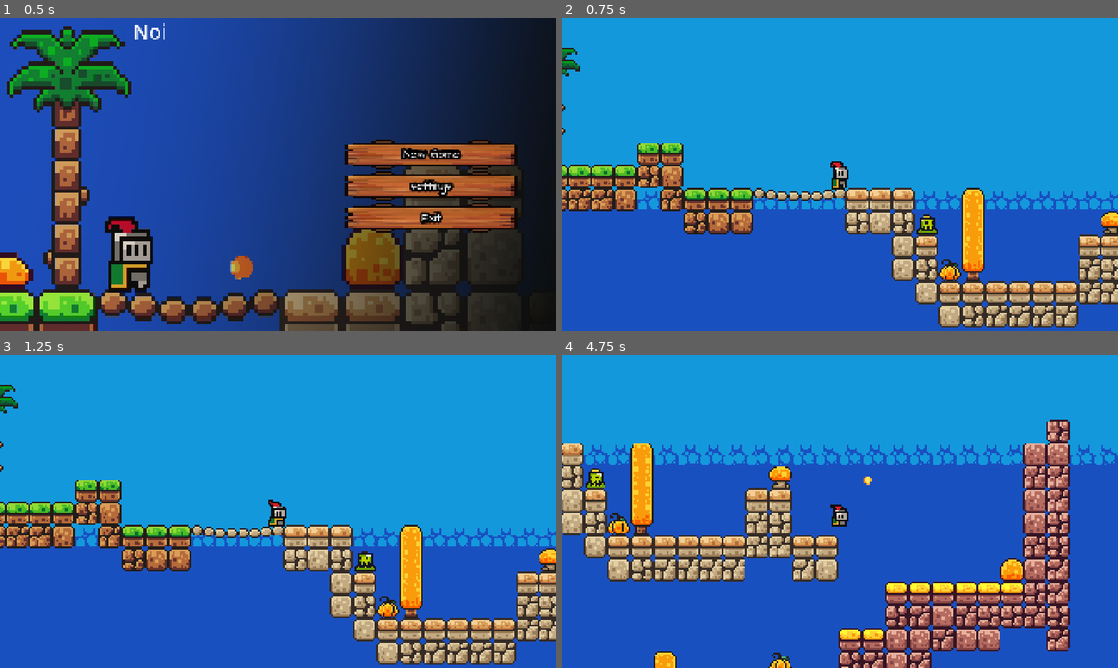
Above: before the commit, frames 1-4 (two rows, left to right).
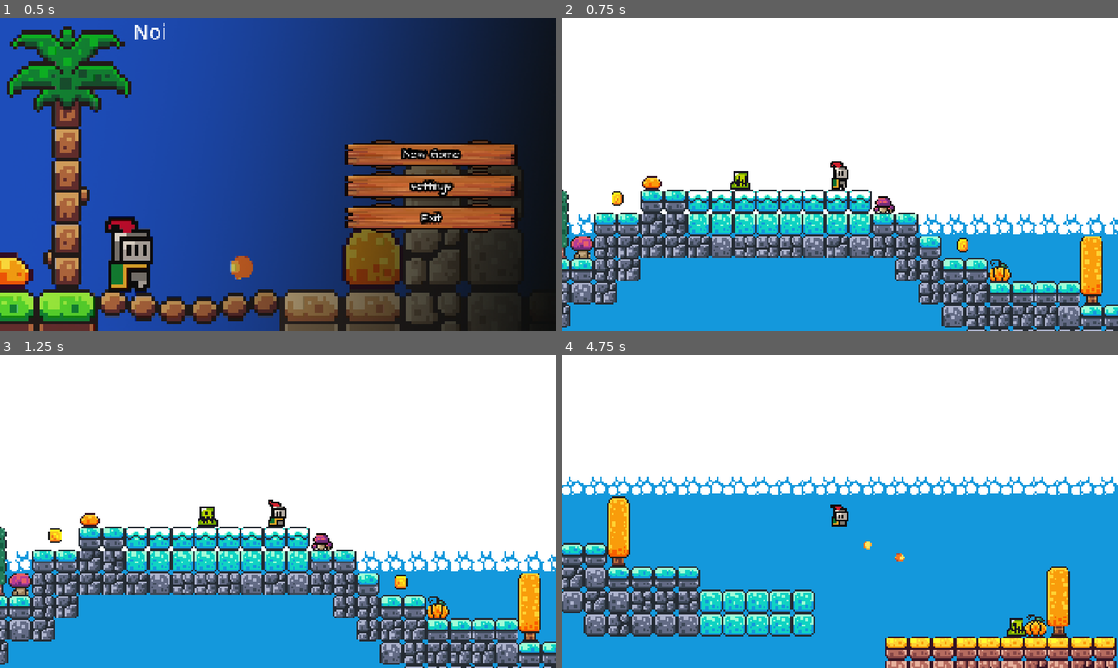
Above: after the commit, the same moments.

Repository: Ankryptic/FIre-and-Feast
Game: Godot game, scene res://Scene/main_menu.tscn
Two runs of this game, one before a commit and one after it. Both use one fixed random seed, a clock stepped at 60 frames per second and the inputs below.
Inputs (mouse positions are in pixels of both pictures, inside the frame that each line leads up to):
- Up to frame 1 (0.5 s): no input
- Up to frame 2 (0.75 s): click "New Game" at 0.5 s
- Up to frame 3 (1.25 s): no input
- Up to frame 4 (4.75 s): move the mouse to (962, 495) at 1.27 s; hold D (move_right) 1.28-2.78 s; click (962, 495) at 1.35 s; tap Space (jump) at 1.52, 2.27, 3.77, 4.52 s; move the mouse to (728, 527) at 2.02 s; click (728, 527) at 2.1 s; move the mouse to (895, 442) at 2.77 s; hold A (move_left) 2.78-3.53 s; click (895, 442) at 2.85 s; move the mouse to (812, 574) at 3.52 s; hold D (move_right) from 3.53 s (still down); click (812, 574) at 3.6 s; move the mouse to (1006, 558) at 4.27 s; click (1006, 558) at 4.35 s

Frame 1 is identical in both runs. In frame 2, 99% of the frame differs, in the area x 0-100%, y 0-100%; in frame 3, 99%; in frame 4, 99%.

Commit message:
add enemy wall and ledge detector

Diff:
--- a/Scene/iced_platform.tscn
+++ b/Scene/iced_platform.tscn
@@ -1,13 +1,10 @@
-[gd_scene load_steps=5 format=3 uid="uid://drrenskjt2u6v"]
+[gd_scene load_steps=4 format=3 uid="uid://drrenskjt2u6v"]
 
 [ext_resource type="Texture2D" uid="uid://bvqyohnbq8vqp" path="res://Asset/sprites/platforms.png" id="1_5f8pc"]
 [ext_resource type="Script" uid="uid://c7q1uuxijeqsi" path="res://Script/iced_platform.gd" id="1_l18s7"]
 
 [sub_resource type="RectangleShape2D" id="RectangleShape2D_l18s7"]
 size = Vector2(48, 9)
-
-[sub_resource type="RectangleShape2D" id="RectangleShape2D_5f8pc"]
-size = Vector2(38, 26.5)
 
 [node name="Iced_Platform" type="AnimatableBody2D"]
 script = ExtResource("1_l18s7")
@@ -19,18 +16,3 @@
 
 [node name="CollisionShape2D" type="CollisionShape2D" parent="."]
 shape = SubResource("RectangleShape2D_l18s7")
-
-[node name="Timer" type="Timer" parent="."]
-wait_time = 0.5
-one_shot = true
-
-[node name="Area2D" type="Area2D" parent="."]
-collision_layer = 0
-collision_mask = 2
-
-[node name="CollisionShape2D" type="CollisionShape2D" parent="Area2D"]
-position = Vector2(0, -19)
-shape = SubResource("RectangleShape2D_5f8pc")
-
-[connection signal="timeout" from="Timer" to="." method="_on_timer_timeout"]
-[connection signal="body_entered" from="Area2D" to="." method="_on_area_2d_body_entered"]
--- a/Script/green_slime.gd
+++ b/Script/green_slime.gd
@@ -30,6 +30,7 @@
 
 func change_direction() -> void:
 	wall_detector.target_position *= -1
+	ledge_detector.position.x *= -1
 	direction *= -1
 	green_slime.flip_h = !green_slime.flip_h
 
--- a/Script/iced_platform.gd
+++ b/Script/iced_platform.gd
@@ -1,20 +1,15 @@
 extends AnimatableBody2D
 
-var wentUp : bool = false;
-@onready var animation_player: AnimationPlayer = $AnimationPlayer
-@onready var timer: Timer = $Timer
+var tween : Tween
+var up : Vector2 = Vector2(440.0, -299.5)
+var down : Vector2 = Vector2(440.0, -171)
 
-func _on_area_2d_body_entered(body: Node2D) -> void:
-	if body.is_in_group("player_group"):
-		timer.start()
+func _ready() -> void:
+	move_up_down()
 
+func move_up_down() -> void:
+	tween = create_tween()
+	tween.set_loops()
 
-
-func _on_timer_timeout() -> void:
-
-	if wentUp:
-		animation_player.play("down")
-		wentUp = false
-	else:
-		animation_player.play("up")
-		wentUp = true
+	tween.tween_property(self, "global_position", up, 5).set_ease(Tween.EASE_OUT)
+	tween.tween_property(self, "global_position", down, 5).set_ease(Tween.EASE_OUT)
--- a/levels/level_1.tscn
+++ b/levels/level_1.tscn
@@ -338,60 +338,6 @@
 &"left_right": SubResource("Animation_sagxc")
 }
 
-[sub_resource type="Animation" id="Animation_c6b8m"]
-length = 0.001
-tracks/0/type = "value"
-tracks/0/imported = false
-tracks/0/enabled = true
-tracks/0/path = NodePath(".:position")
-tracks/0/interp = 1
-tracks/0/loop_wrap = true
-tracks/0/keys = {
-"times": PackedFloat32Array(0),
-"transitions": PackedFloat32Array(1),
-"update": 0,
-"values": [Vector2(440, -171)]
-}
-
-[sub_resource type="Animation" id="Animation_0ka5k"]
-resource_name = "down"
-length = 1.5
-tracks/0/type = "value"
-tracks/0/imported = false
-tracks/0/enabled = true
-tracks/0/path = NodePath(".:position")
-tracks/0/interp = 1
-tracks/0/loop_wrap = true
-tracks/0/keys = {
-"times": PackedFloat32Array(0, 1.5),
-"transitions": PackedFloat32Array(1, 1),
-"update": 0,
-"values": [Vector2(440, -300), Vector2(440, -172)]
-}
-
-[sub_resource type="Animation" id="Animation_twwsd"]
-resource_name = "up"
-length = 1.5
-tracks/0/type = "value"
-tracks/0/imported = false
-tracks/0/enabled = true
-tracks/0/path = NodePath(".:position")
-tracks/0/interp = 1
-tracks/0/loop_wrap = true
-tracks/0/keys = {
-"times": PackedFloat32Array(0, 1.5),
-"transitions": PackedFloat32Array(1, 1),
-"update": 0,
-"values": [Vector2(440, -171), Vector2(440, -300)]
-}
-
-[sub_resource type="AnimationLibrary" id="AnimationLibrary_0ka5k"]
-_data = {
-&"RESET": SubResource("Animation_c6b8m"),
-&"down": SubResource("Animation_0ka5k"),
-&"up": SubResource("Animation_twwsd")
-}
-
 [sub_resource type="WorldBoundaryShape2D" id="WorldBoundaryShape2D_ihreq"]
 distance = -148.0
 
@@ -400,16 +346,18 @@
 [node name="background" type="TileMapLayer" parent="."]
 tile_map_data = PackedByteArray("AADr////AQAAAA0AAADr/wAAAQAAAA0AAADr/wEAAQAAAA0AAADr/wIAAQAAAA0AAADr/wMAAQAAAA0AAADr/w …(169936 unchanged characters)…
 tile_set = SubResource("TileSet_sagxc")
+metadata/_edit_lock_ = true
 
 [node name="TileMapLayer" type="TileMapLayer" parent="."]
 tile_map_data = PackedByteArray("AAAAAAcAAAAAAAEAAAABAAcAAAABAAAAAAACAAcAAAABAAEAAAABAAgAAAAAAAEAAAAAAAgAAAABAAAAAAACAA …(10576 unchanged characters)…
 tile_set = SubResource("TileSet_4jv7b")
+metadata/_edit_lock_ = true
 
 [node name="Player" parent="." instance=ExtResource("2_l53as")]
 z_index = 10
-position = Vector2(764, -130)
+position = Vector2(906, -409)
 collision_layer = 2
-collision_mask = 21
+collision_mask = 53
 metadata/_edit_group_ = true
 
 [node name="Camera2D" type="Camera2D" parent="Player"]
@@ -436,14 +384,9 @@
 position = Vector2(440, -171)
 collision_mask = 2
 
-[node name="AnimationPlayer" type="AnimationPlayer" parent="Platforms/Iced_Platform"]
-libraries = {
-&"": SubResource("AnimationLibrary_0ka5k")
-}
-
 [node name="Killzone" parent="." instance=ExtResource("5_5ot28")]
-collision_layer = 2
-collision_mask = 0
+collision_layer = 32
+collision_mask = 2
 
 [node name="CollisionShape2D" type="CollisionShape2D" parent="Killzone"]
 shape = SubResource("WorldBoundaryShape2D_ihreq")
@@ -469,13 +412,40 @@
 position = Vector2(376, 58)
 
 [node name="Coin7" parent="Coins" instance=ExtResource("6_aerfg")]
-position = Vector2(392, 74)
+position = Vector2(640, 88)
 
 [node name="Coin8" parent="Coins" instance=ExtResource("6_aerfg")]
-position = Vector2(889, 53)
+position = Vector2(801, 24)
 
 [node name="Coin9" parent="Coins" instance=ExtResource("6_aerfg")]
-position = Vector2(905, 53)
+position = Vector2(913, 56)
+
+[node name="Coin10" parent="Coins" instance=ExtResource("6_aerfg")]
+position = Vector2(936, -105)
+
+[node name="Coin11" parent="Coins" instance=ExtResource("6_aerfg")]
+position = Vector2(808, -136)
+
+[node name="Coin12" parent="Coins" instance=ExtResource("6_aerfg")]
+position = Vector2(600, -152)
+
+[node name="Coin13" parent="Coins" instance=ExtResource("6_aerfg")]
+position = Vector2(537, -344)
+
+[node name="Coin14" parent="Coins" instance=ExtResource("6_aerfg")]
+position = Vector2(752, -393)
+
+[node name="Coin15" parent="Coins" instance=ExtResource("6_aerfg")]
+position = Vector2(991, -361)
+
+[node name="Coin16" parent="Coins" instance=ExtResource("6_aerfg")]
+position = Vector2(1208, -313)
+
+[node name="Coin17" parent="Coins" instance=ExtResource("6_aerfg")]
+position = Vector2(1552, -249)
+
+[node name="Coin18" parent="Coins" instance=ExtResource("6_aerfg")]
+position = Vector2(1908, -225)
 
 [node name="Projectiles" type="Node" parent="."]
 unique_name_in_owner = true
@@ -484,4 +454,10 @@
 position = Vector2(198, -5)
 
 [node name="GreenSlime2" parent="." instance=ExtResource("7_gwceb")]
-position = Vector2(824, -100)
+position = Vector2(787, -130)
+
+[node name="GreenSlime3" parent="." instance=ExtResource("7_gwceb")]
+position = Vector2(836, -408)
+
+[node name="GreenSlime4" parent="." instance=ExtResource("7_gwceb")]
+position = Vector2(1343, -293)
--- a/project.godot
+++ b/project.godot
@@ -65,6 +65,7 @@
 2d_physics/layer_2="Player"
 2d_physics/layer_3="Enemy"
 2d_physics/layer_5="Hitbox"
+2d_physics/layer_6="killzone"
 
 [rendering]
 
Not shown: 1 places in levels/level_1.tscn that only renumber resources
